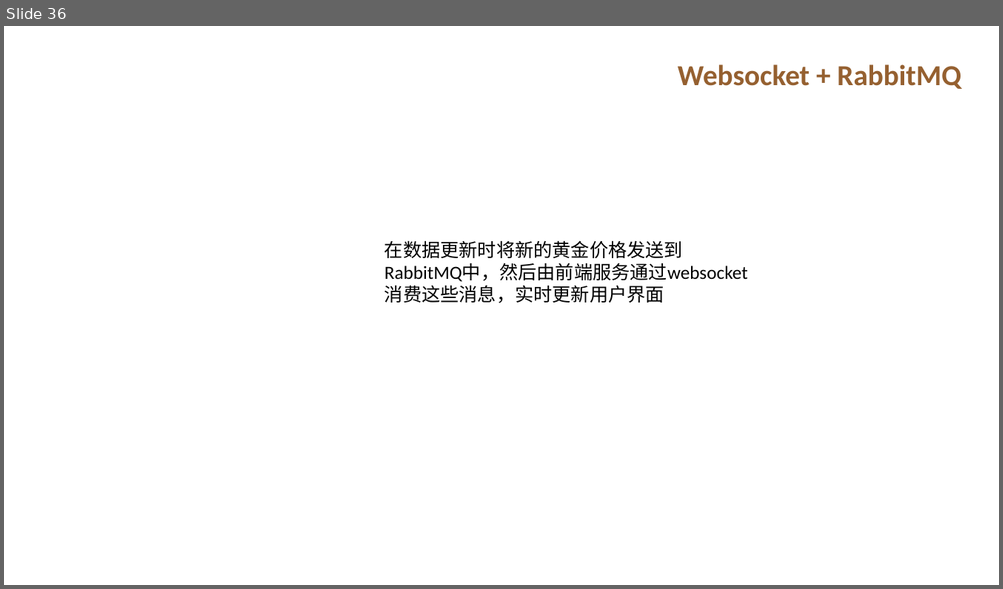
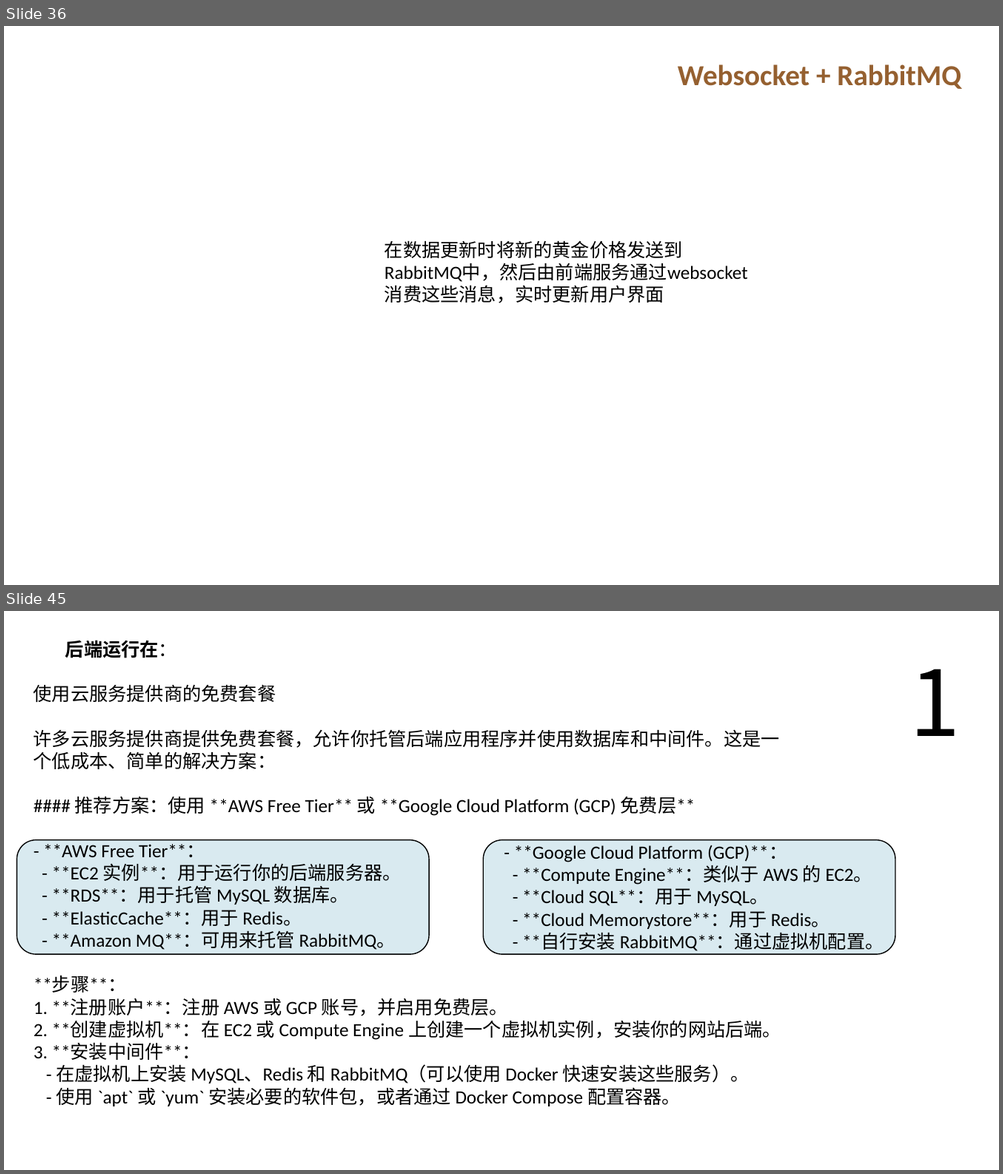
Before and after one commit to 7000qwq/gold, a slide deck: design.pptx. Shown one above the other, each under a label of ours: slide 36 before the commit, slides 36 and 45 after it; the slides between them are not shown. The pictures are 1003x589 and 1003x1174 pixels, drawn with LibreOffice and Linux fonts; fonts in the diff are those of the drawing. Boxes give left, top, right and bottom in pixels: in the first picture for what was removed or moved away, otherwise in the second. Text is boxed around its words. In the diff, an @@ line names an element or a change of style, - is before the commit and + after.

```diff
--- a/design.pptx
+++ b/design.pptx
@@ slide 45 added at <box>4,611,999,1170</box>, background #FFFFFF @@
@@ text added at <box>65,640,177,658</box>, 18 pt, text #000000, bold @@
+后端运行在：
@@ text added at <box>909,669,959,736</box>, 88 pt, text #000000 @@
+1
@@ text added at <box>34,684,781,1107</box>, 18 pt, text #000000 @@
+使用云服务提供商的免费套餐
+许多云服务提供商提供免费套餐，允许你托管后端应用程序并使用数据库和中间件。这是一个低成本、简单的解决方案：
+#### 推荐方案：使用 **AWS Free Tier** 或 **Google Cloud Platform (GCP) 免费层**
+- **AWS Free Tier**：
+- **EC2 实例**：用于运行你的后端服务器。
+- **RDS**：用于托管 MySQL 数据库。
+- **ElasticCache**：用于 Redis。
+- **Amazon MQ**：可用来托管 RabbitMQ。
+**步骤**：
+1. **注册账户**：注册 AWS 或 GCP 账号，并启用免费层。
+2. **创建虚拟机**：在 EC2 或 Compute Engine 上创建一个虚拟机实例，安装你的网站后端。
+3. **安装中间件**：
+- 在虚拟机上安装 MySQL、Redis 和 RabbitMQ（可以使用 Docker 快速安装这些服务）。
+- 使用 `apt` 或 `yum` 安装必要的软件包，或者通过 Docker Compose 配置容器。
@@ rounded rectangle added at <box>17,840,429,954</box>, fill #D9EAF0, outline #000000 1 pt @@
@@ rounded rectangle added at <box>483,840,895,954</box>, fill #D9EAF0, outline #000000 1 pt @@
@@ text added at <box>514,845,884,953</box>, 18 pt, text #000000 @@
+- **Google Cloud Platform (GCP)**：
+- **Compute Engine**：类似于 AWS 的 EC2。
+- **Cloud SQL**：用于 MySQL。
+- **Cloud Memorystore**：用于 Redis。
+- **自行安装 RabbitMQ**：通过虚拟机配置。
```
Also in this commit, not shown: 6 slides changed, 10 other slides added, 33 other files.
